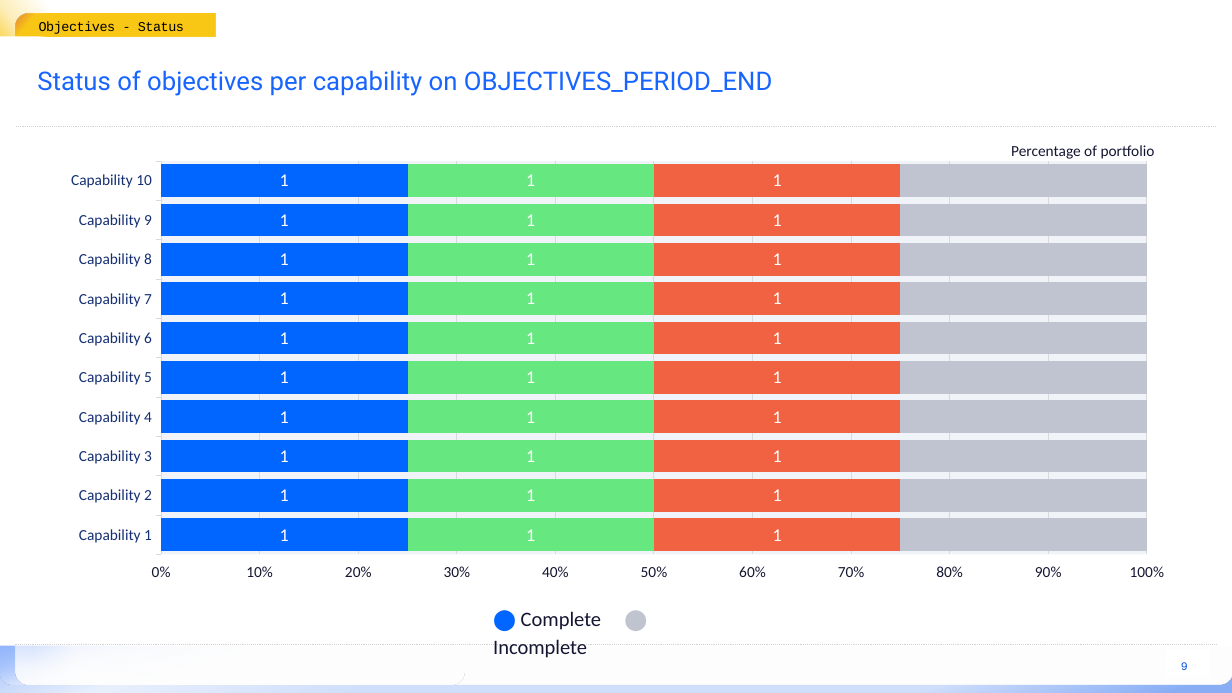
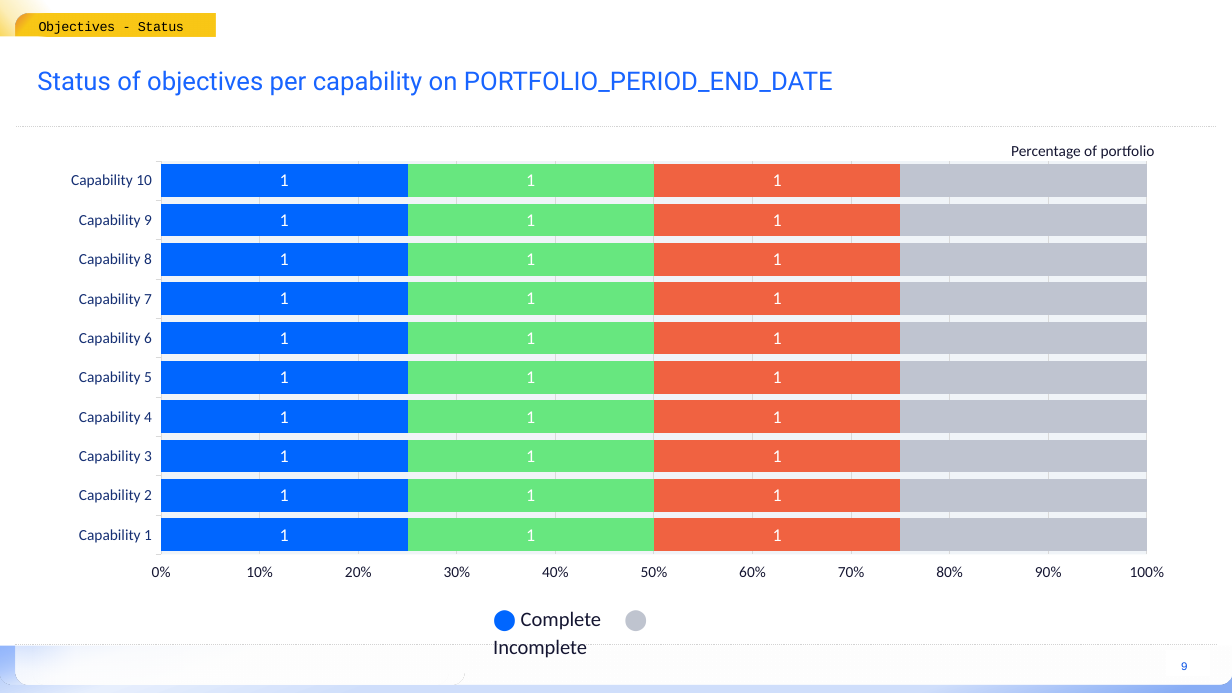
Before and after one commit to Sim007/sigrid-report-generator, a slide deck: slide 9 of src/report_generator/presets/templates/portfolio-baseline-report.pptx. Drawn at 1232x693 pixels with LibreOffice and Linux fonts; fonts in the diff are those of the drawing; background and template pictures are left out. Boxes give left, top, right and bottom in pixels: in the first picture for what was removed or moved away, otherwise in the second. Text is boxed around its words. In the diff, an @@ line names an element or a change of style, - is before the commit and + after.

```diff
--- a/src/report_generator/presets/templates/portfolio-baseline-report.pptx
+++ b/src/report_generator/presets/templates/portfolio-baseline-report.pptx
@@ title at <box>37,70,833,96</box>: text changed @@
-Status of objectives per capability on OBJECTIVES_PERIOD_END
+Status of objectives per capability on PORTFOLIO_PERIOD_END_DATE
```
Also in this commit, not shown: 1 other slide changed, 2 other files.
